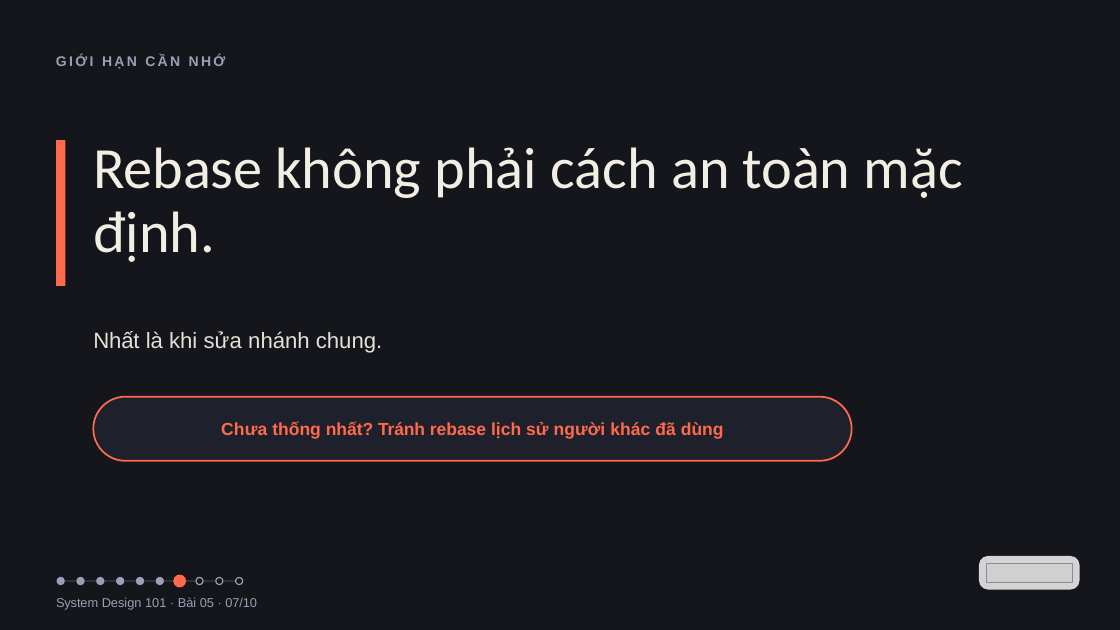
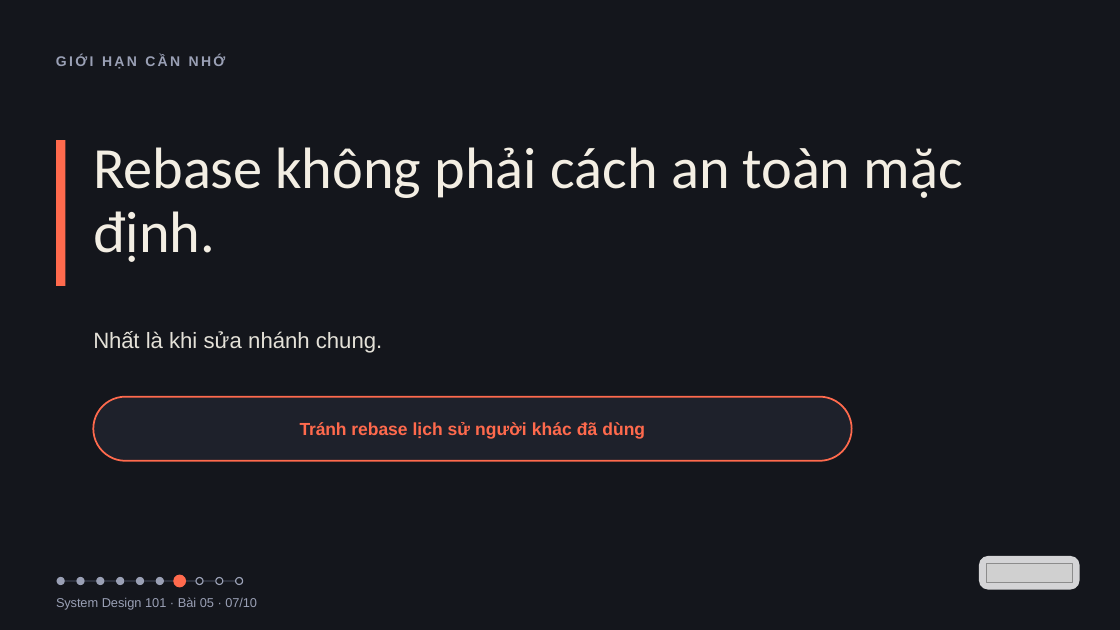
Before and after one commit to vohoailinh90/tool-marketing-studio, a slide deck: slide 7 of system-design-101/vi/lessons/sd-09-005/slides/sd-09-005.pptx. Drawn at 1120x630 pixels with LibreOffice and Linux fonts; fonts in the diff are those of the drawing; grey boxes stand for pictures. Boxes give left, top, right and bottom in pixels: in the first picture for what was removed or moved away, otherwise in the second. Text is boxed around its words. In the diff, an @@ line names an element or a change of style, - is before the commit and + after.

```diff
--- a/system-design-101/vi/lessons/sd-09-005/slides/sd-09-005.pptx
+++ b/system-design-101/vi/lessons/sd-09-005/slides/sd-09-005.pptx
@@ text in rounded rectangle at [300,422,645,439]: text changed @@
-Chưa thống nhất? Tránh rebase lịch sử người khác đã dùng
+Tránh rebase lịch sử người khác đã dùng
```
Also in this commit, not shown: 1 other slide changed, 4 other files.
